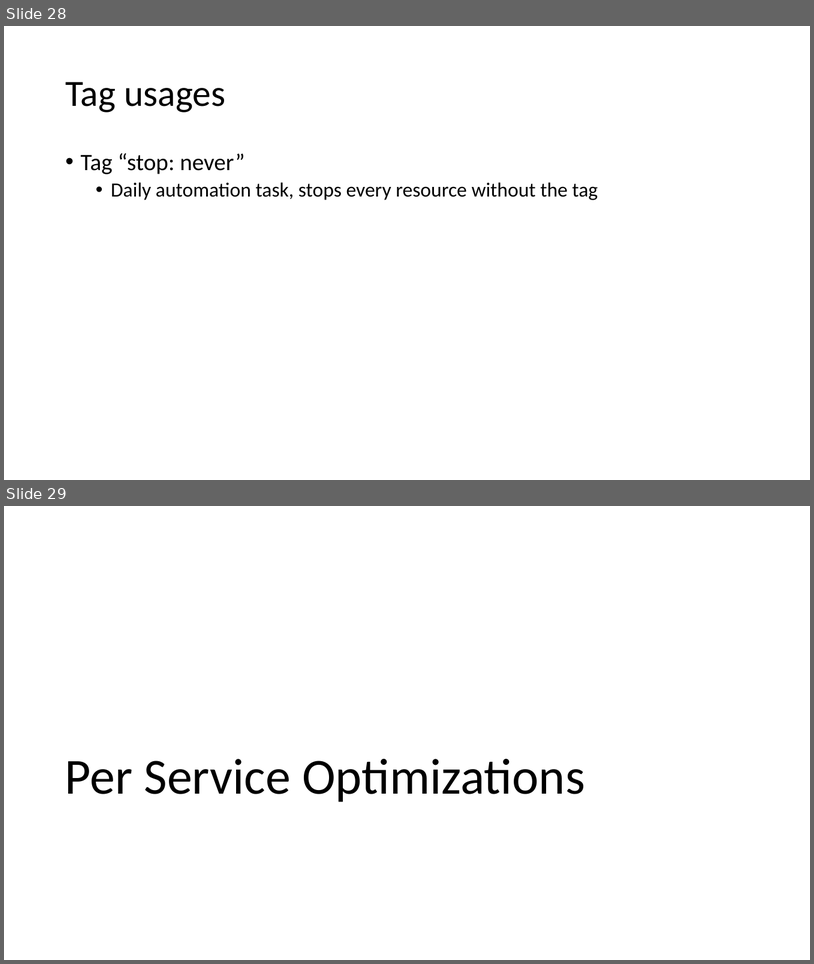
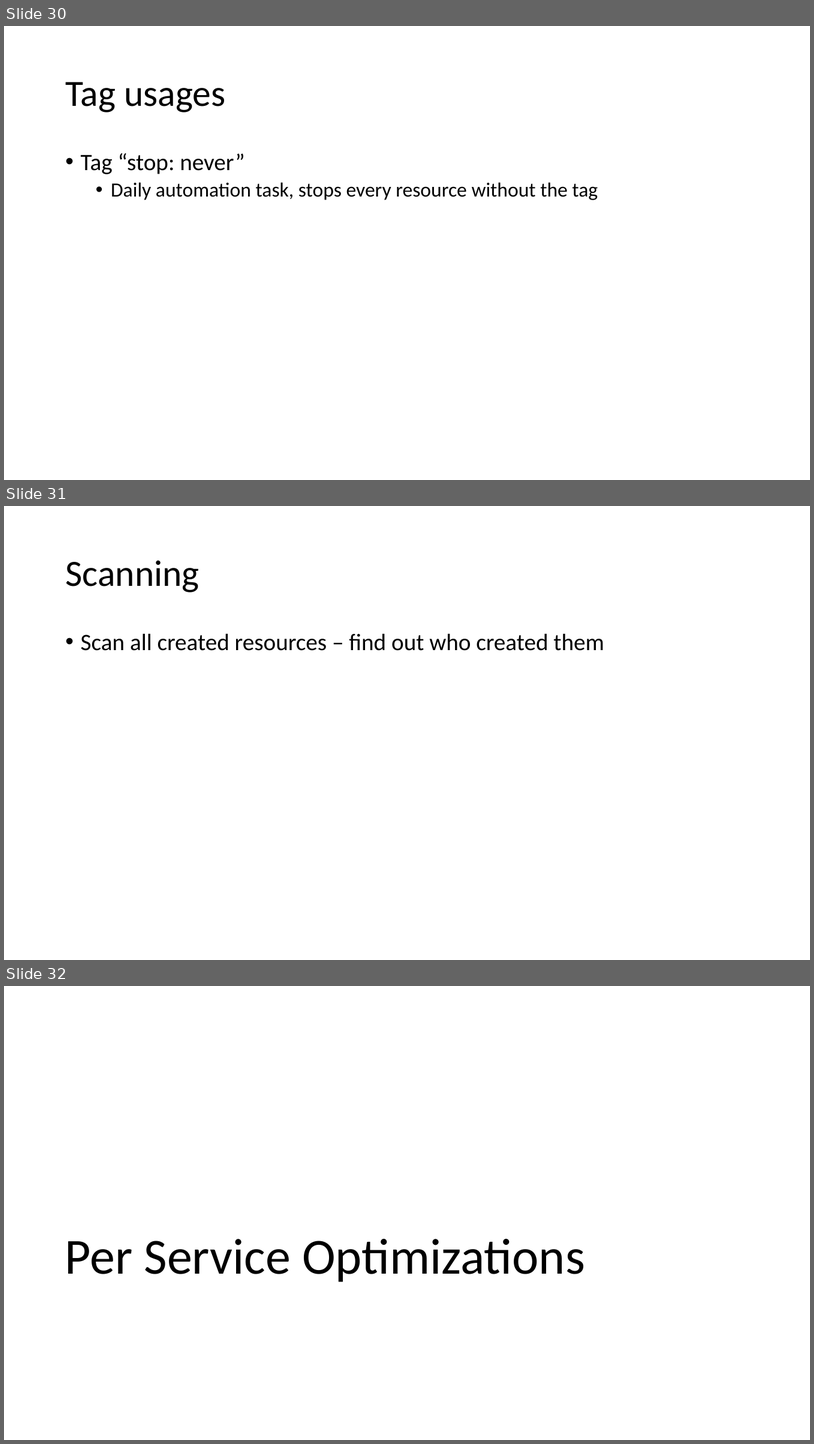
Before and after one commit to peterperov/MSFTCSA, a slide deck: 104-FinOps/Azure FinOps - Introduction.pptx. Shown one above the other, each under a label of ours: slides 28 and 29 before the commit, slides 30, 31 and 32 after it. The pictures are 814x964 and 814x1444 pixels, drawn with LibreOffice and Linux fonts; fonts in the diff are those of the drawing. Boxes give left, top, right and bottom in pixels: in the first picture for what was removed or moved away, otherwise in the second. Text is boxed around its words. In the diff, an @@ line names an element or a change of style, - is before the commit and + after.

```diff
--- a/104-FinOps/Azure FinOps - Introduction.pptx
+++ b/104-FinOps/Azure FinOps - Introduction.pptx
@@ slide 31 added at (x1=4, y1=506, x2=810, y2=960), background #FFFFFF @@
@@ title added at (x1=65, y1=560, x2=199, y2=592), 44 pt, text #000000 @@
+Scanning
@@ text added at (x1=81, y1=633, x2=604, y2=651), 28 pt, text #000000 @@
+• Scan all created resources – find out who created them
@@ what was slide 28 is now slide 30 @@
@@ what was slide 29 is now slide 32 @@
```
Also in this commit, not shown: 1 slide changed, 2 other slides added, 1 other file.
